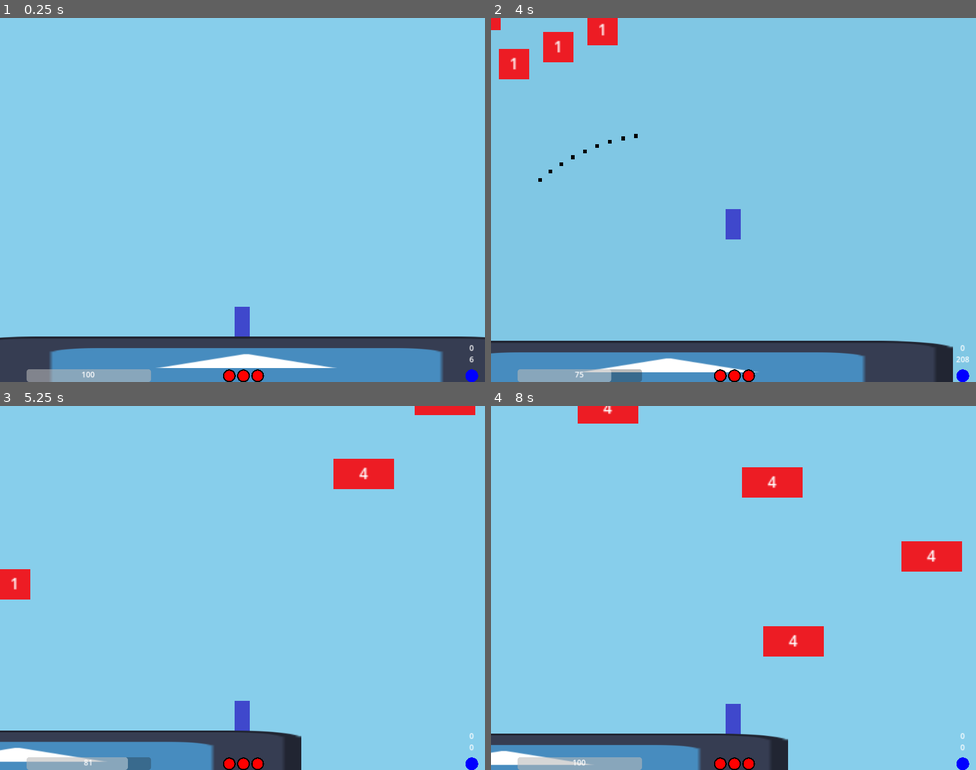
Above: before the commit, frames 1-4 (two rows, left to right).
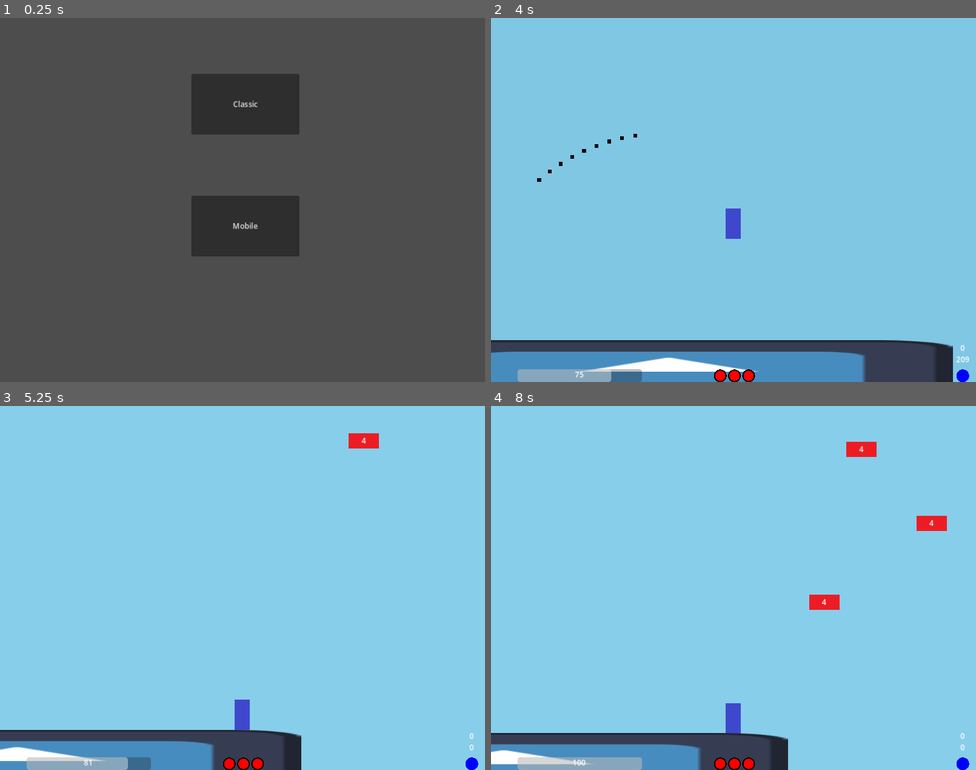
Above: after the commit, the same moments.

Repository: notMSB/bunk
Game: Godot game, scene res://scenes/menu.tscn
Two runs of this game, one before a commit and one after it. Both use one fixed random seed, a clock stepped at 60 frames per second and the inputs below. Before the commit the project starts from res://scenes/game.tscn. The engine's default icon, where the game draws it, is replaced by a stand-in: a white triangle on a blue panel in a dark square.
Inputs (mouse positions are in pixels of both pictures, inside the frame that each line leads up to):
- Up to frame 1 (0.25 s): no input
- Up to frame 2 (4 s): click (738, 225) at 0.5 s, where only the run after the commit has a clickable "Mobile"; move the mouse to (840, 181) at 1.27 s; hold Right (ui_right) 1.28-2.78 s; tap Shift (item) at 1.35 s; tap Space (jump) at 1.52, 2.27, 3.77 s; move the mouse to (636, 218) at 2.02 s; tap Ctrl (misc) at 2.1 s; move the mouse to (782, 119) at 2.77 s; press the mouse at (782, 119) at 2.78 s; hold Left (ui_left) 2.78-3.53 s; move the mouse to (709, 272) at 3.52 s; release the mouse at (709, 272) at 3.53 s; hold Right (ui_right) from 3.53 s (still down); tap Mouse wheel down (swap_down) at 3.6 s
- Up to frame 3 (5.25 s): move the mouse to (388, 642) at 4.27 s; tap Shift (item) at 4.35 s; tap Space (jump) at 4.52 s; move the mouse to (97, 533) at 5.02 s; release Right (ui_right) at 5.03 s; hold Left (ui_left) from 5.03 s (still down); tap Ctrl (misc) at 5.1 s
- Up to frame 4 (8 s): tap Space (jump) at 5.27, 6.77, 7.52 s; move the mouse to (757, 588) at 5.77 s; release Left (ui_left) at 5.78 s; press the mouse at (757, 588) at 5.78 s; hold Right (ui_right) 5.78-6.53 s; move the mouse to (660, 497) at 6.52 s; release the mouse at (660, 497) at 6.53 s; hold Left (ui_left) from 6.53 s (still down); tap Mouse wheel down (swap_down) at 6.6 s; move the mouse to (840, 569) at 7.27 s; tap Shift (item) at 7.35 s

The runs differ from the first frame. In frame 1, 96% of the frame differs, in the area x 0-100%, y 0-100%; in frame 2, 2.2%; in frame 3, 2.7%; in frame 4, 5.0%.

Commit message:
some sort of menu

Diff:
--- a/project.godot
+++ b/project.godot
@@ -11,7 +11,7 @@
 [application]
 
 config/name="Elevator"
-run/main_scene="res://scenes/game.tscn"
+run/main_scene="res://scenes/menu.tscn"
 config/features=PackedStringArray("4.2", "Forward Plus")
 config/icon="res://icon.svg"
 
--- a/scenes/game.tscn
+++ b/scenes/game.tscn
@@ -144,7 +144,6 @@
 
 [node name="Player" parent="." instance=ExtResource("1_5bqmq")]
 position = Vector2(587, 586)
-mobile = true
 
 [node name="Floor" type="StaticBody2D" parent="."]
 z_index = 1
--- /dev/null
+++ b/scenes/menu.tscn
@@ -0,0 +1,23 @@
+[gd_scene load_steps=2 format=3 uid="uid://i7bg5w3r2cbx"]
+
+[ext_resource type="Script" path="res://scripts/menu.gd" id="1_gws6m"]
+
+[node name="Menu" type="Node2D"]
+script = ExtResource("1_gws6m")
+
+[node name="Classic" type="Button" parent="."]
+offset_left = 404.0
+offset_top = 118.0
+offset_right = 632.0
+offset_bottom = 246.0
+text = "Classic"
+
+[node name="Mobile" type="Button" parent="."]
+offset_left = 404.0
+offset_top = 375.0
+offset_right = 632.0
+offset_bottom = 503.0
+text = "Mobile"
+
+[connection signal="pressed" from="Classic" to="." method="_on_classic_pressed"]
+[connection signal="pressed" from="Mobile" to="." method="_on_mobile_pressed"]
--- a/scripts/boss.gd
+++ b/scripts/boss.gd
@@ -2,7 +2,6 @@
 
 @onready var bar := get_node("../../UI/BossBar")
 @onready var barText := get_node("../../UI/BossBar/Text")
-var player : CharacterBody2D
 #var playerY : float
 
 const THRESHOLD := 50
--- a/scripts/enemy.gd
+++ b/scripts/enemy.gd
@@ -2,6 +2,7 @@
 
 const DEFAULT_VELOCITY := 60
 
+var player : CharacterBody2D
 var camera : Camera2D
 
 var isPlatform := false
@@ -41,6 +42,7 @@
 
 func setup(cam, p):
 	camera = cam
+	player = p
 	$AI.setup(p)
 
 func change():
@@ -54,10 +56,10 @@
 	set_collision_layer_value(2, 0)
 	set_collision_mask_value(1, 0)
 	$ContactDamage.visible = false
+	if Global.useMobile: scale.x *= 2
 
 	if get_node_or_null("Platforms"): multi_platform()
 	else: single_platform()
-
 
 func single_platform():
 	$PlatformBody.visible = true
--- a/scripts/global.gd
+++ b/scripts/global.gd
@@ -4,3 +4,4 @@
 var easy := false
 var usedWeapon := 3
 var shame := false
+var useMobile = null
--- /dev/null
+++ b/scripts/menu.gd
@@ -0,0 +1,9 @@
+extends Node2D
+
+func _on_mobile_pressed():
+	Global.useMobile = true
+	get_tree().change_scene_to_file("res://scenes/game.tscn")
+
+func _on_classic_pressed():
+	Global.useMobile = false
+	get_tree().change_scene_to_file("res://scenes/game.tscn")
--- a/scripts/player.gd
+++ b/scripts/player.gd
@@ -12,7 +12,7 @@
 #const BOOSTLIMIT = -200
 #var jumpBoost = 0
 
-@export var mobile := false
+var mobile : bool = Global.useMobile
 var startingLaunchPos := Vector2(0,0)
 var currentLaunchPos := Vector2(0,0)
 const MINIMUM_LAUNCH := 20
--- a/scripts/spawner.gd
+++ b/scripts/spawner.gd
@@ -98,6 +98,7 @@
 		if original: platSpawnCounter +=1
 		if platSpawnCounter >= platformFrequency and original:
 			newSpawn = ItemPlatform.instantiate()
+			if PLAYER.mobile: newSpawn.scale.x *= 2
 			platSpawnCounter = 0
 			isItem = true
 		else:
@@ -122,5 +123,5 @@
 	else:
 		var xPos : float = center.x + specificHoriz - randi() % (specificHoriz * 2)
 		newSpawn.global_position = Vector2(xPos, center.y - topSpawnMod)
-	if PLAYER.mobile: newSpawn.scale *= 2
+	#if PLAYER.mobile: newSpawn.scale *= 2
 	newSpawn.setup(CAMERA, PLAYER)
